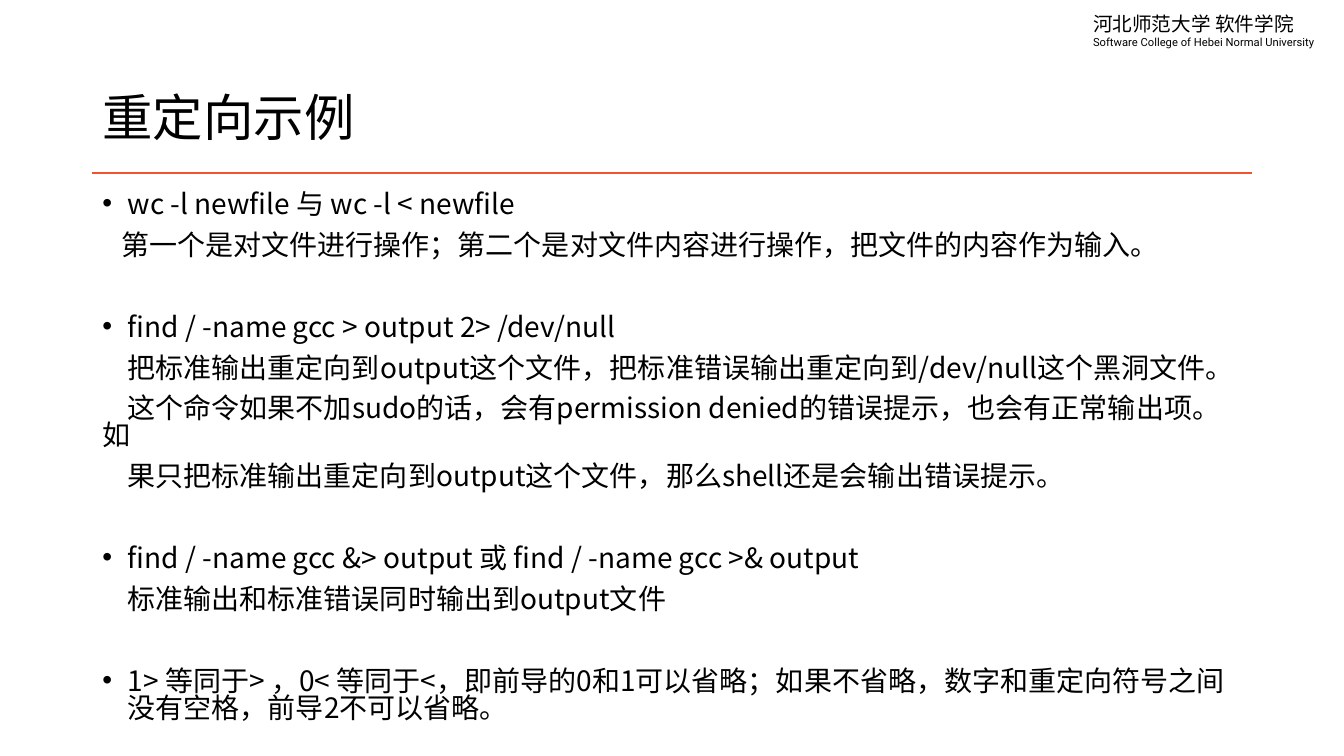
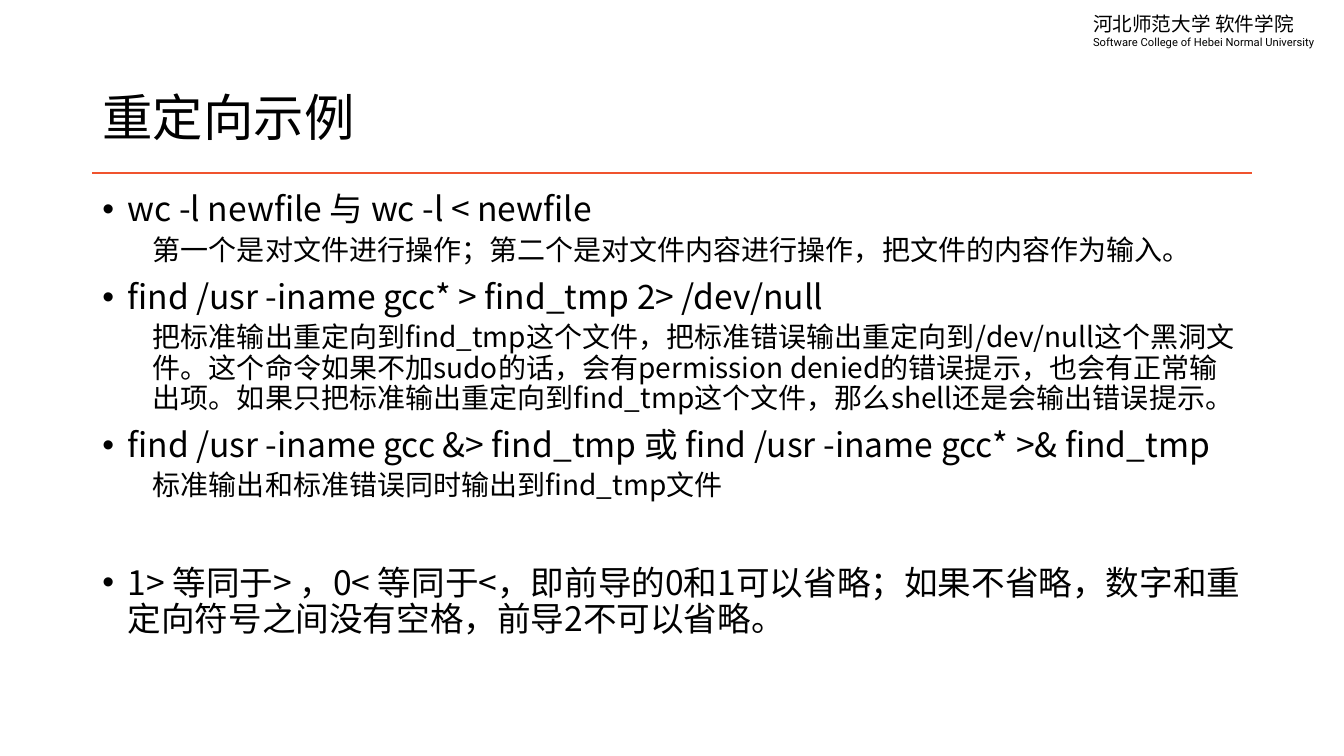
Before and after one commit to edu2act/course-linux-system, a slide deck: slide 6 of materials/slides/ch04-io-redrection-and-pipe.pptx. Drawn at 1344x756 pixels with LibreOffice and Linux fonts; fonts in the diff are those of the drawing. Boxes give left, top, right and bottom in pixels: in the first picture for what was removed or moved away, otherwise in the second. Text is boxed around its words. In the diff, an @@ line names an element or a change of style, - is before the commit and + after.

```diff
--- a/materials/slides/ch04-io-redrection-and-pipe.pptx
+++ b/materials/slides/ch04-io-redrection-and-pipe.pptx
@@ text at box(128, 193, 1240, 635): size 20 to 24 pt in "wc -l newfile 与 wc -l < ...", "1> 等同于> ，0< 等同于<，即前导的0和1可以省略；如果不省略，数字和重定向符号之间没有空格，前导2不可以省略。"; line spacing 0.8 to 0.9; list level 1 to 2 in "第一个是对文件进行操作；第二个是对文件内容进行操作，把文件的内容作为输入。" @@
@@ text at box(128, 282, 1235, 502): text changed @@
-• find / -name gcc > output 2> /dev/null
-把标准输出重定向到output这个文件，把标准错误输出重定向到/dev/null这个黑洞文件。
-这个命令如果不加sudo的话，会有permission denied的错误提示，也会有正常输出项。如
-果只把标准输出重定向到output这个文件，那么shell还是会输出错误提示。
-• find / -name gcc &> output 或 find / -name gcc >& output
-标准输出和标准错误同时输出到output文件
+• find /usr -iname gcc* > find_tmp 2> /dev/null
+  把标准输出重定向到find_tmp这个文件，把标准错误输出重定向到/dev/null这个黑洞文件。这个命令如果不加sudo的话，会有permission denied的错误提示，也会有正常输出项。如果只把标准输出重定向到find_tmp这个文件，那么shell还是会输出错误提示。
+• find /usr -iname gcc &> find_tmp 或 find /usr -iname gcc* >& find_tmp
+  标准输出和标准错误同时输出到find_tmp文件
```
Also in this commit, not shown: 5 other slides changed.
